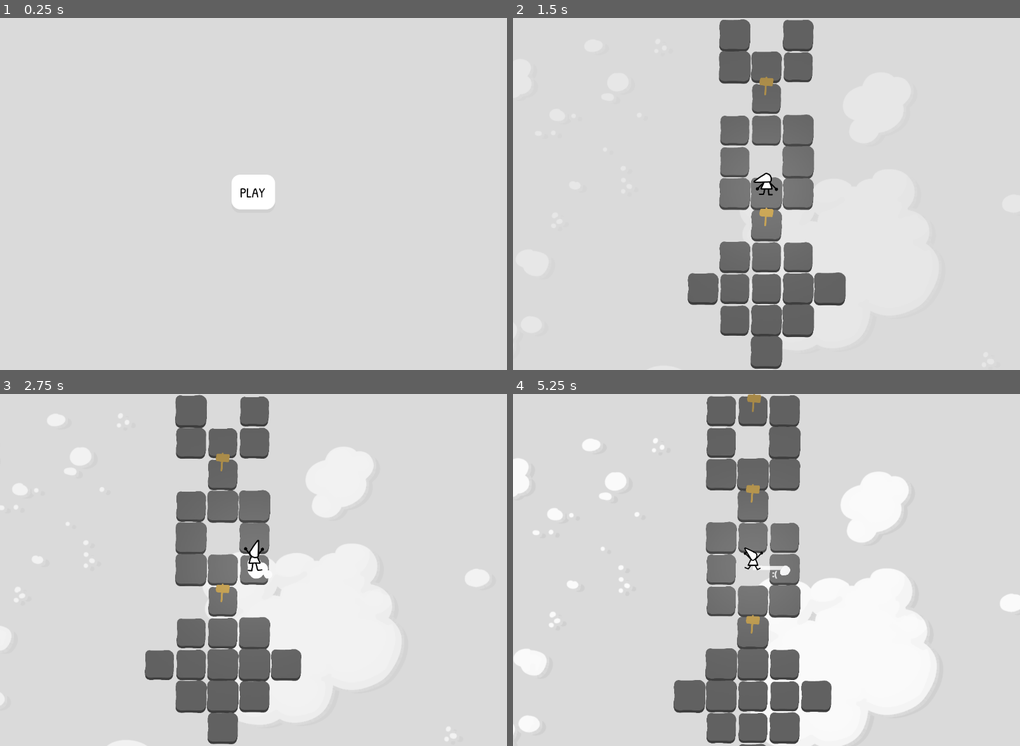
Above: before the commit, frames 1-4 (two rows, left to right).
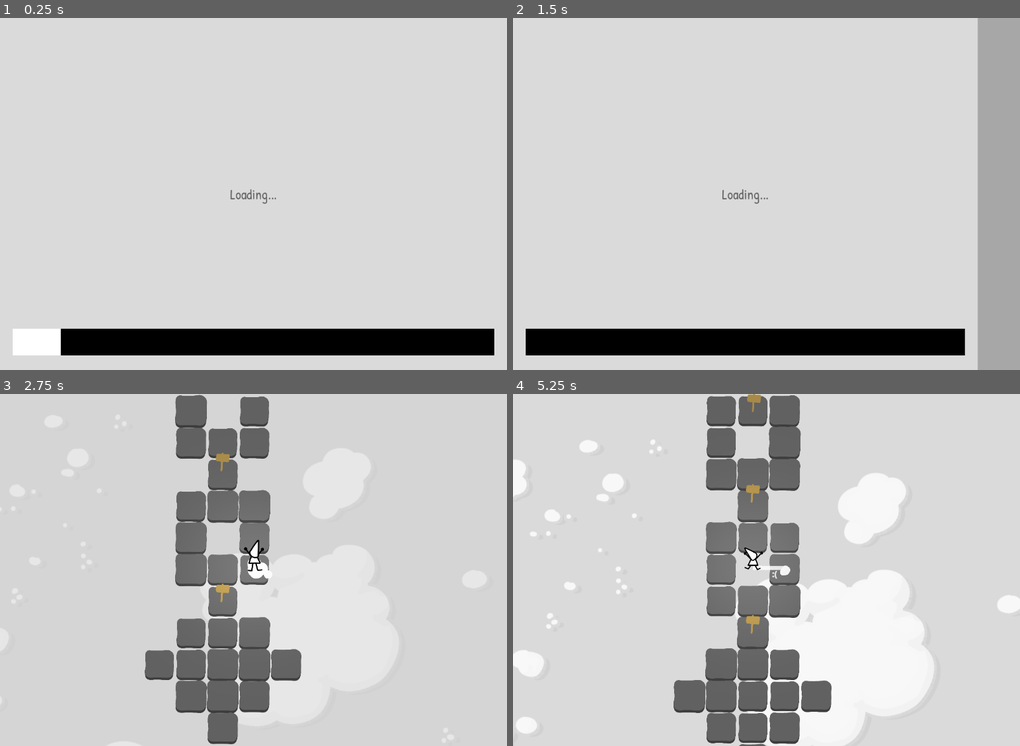
Above: after the commit, the same moments.

Repository: aznoqmous/gameoff-2024
Game: Godot game, scene res://scenes/main.tscn
The game is run twice, just before and just after one commit, with the same random seed, the same clock (stepped at 60 frames per second) and the same inputs.
Inputs (mouse positions are in pixels of both pictures, inside the frame that each line leads up to):
- Up to frame 1 (0.25 s): no input
- Up to frame 2 (1.5 s): click "PLAY" at 0.5 s; click (766, 194) at 1.25 s, where only the run after the commit has a clickable "PLAY"
- Up to frame 3 (2.75 s): move the mouse to (365, 552) at 2.02 s; hold Right (MoveRight) from 2.03 s (still down); tap Space (SwitchMode) at 2.1 s; click (365, 552) at 2.17 s
- Up to frame 4 (5.25 s): move the mouse to (665, 587) at 2.77 s; release Right (MoveRight) at 2.78 s; hold Down (MoveDown) 2.78-3.53 s; tap Space (SwitchMode) every 0.75 s from 2.85 to 5.1 s; move the mouse to (817, 492) at 3.52 s; hold Right (MoveRight) 3.53-4.28 s; move the mouse to (741, 640) at 4.27 s; hold Up (MoveUp) 4.28-5.03 s; click (741, 640) at 4.42 s; move the mouse to (918, 622) at 5.02 s; hold Left (MoveLeft) from 5.03 s (still down)

The runs differ from the first frame. In frame 1, 8.0% of the frame differs, in the area x 2-98%, y 44-96%; in frame 2, 28%, in the area x 2-100%, y 0-100%; in frame 3, 0.4%; in frame 4, 0.9%.

Commit message:
started scene progress load

Diff:
--- a/project.godot
+++ b/project.godot
@@ -79,4 +79,4 @@
 
 renderer/rendering_method="gl_compatibility"
 renderer/rendering_method.mobile="gl_compatibility"
-environment/defaults/default_clear_color=Color(0.854902, 0.854902, 0.854902, 1)
+environment/defaults/default_clear_color=Color(0.65625, 0.65625, 0.65625, 1)
--- /dev/null
+++ b/scenes/scene_manager_progress.tscn
@@ -0,0 +1,181 @@
+[gd_scene load_steps=11 format=3 uid="uid://itgmjoxkfaid"]
+
+[ext_resource type="Script" path="res://scripts/scene_manager_progress.gd" id="1_bkt33"]
+[ext_resource type="FontFile" uid="uid://w12hsd66wulf" path="res://resources/fonts/PatrickHand-Regular.ttf" id="2_t7agc"]
+
+[sub_resource type="StyleBoxFlat" id="StyleBoxFlat_svylk"]
+bg_color = Color(0.854902, 0.854902, 0.854902, 1)
+
+[sub_resource type="StyleBoxFlat" id="StyleBoxFlat_47kk5"]
+bg_color = Color(0, 0, 0, 1)
+
+[sub_resource type="StyleBoxFlat" id="StyleBoxFlat_no2ke"]
+bg_color = Color(1, 1, 1, 1)
+
+[sub_resource type="LabelSettings" id="LabelSettings_k34rn"]
+font = ExtResource("2_t7agc")
+font_size = 32
+font_color = Color(0.4, 0.4, 0.4, 1)
+
+[sub_resource type="Animation" id="Animation_sngxm"]
+resource_name = "Appear"
+tracks/0/type = "value"
+tracks/0/imported = false
+tracks/0/enabled = true
+tracks/0/path = NodePath(".:size")
+tracks/0/interp = 1
+tracks/0/loop_wrap = true
+tracks/0/keys = {
+"times": PackedFloat32Array(0, 1),
+"transitions": PackedFloat32Array(1, 1),
+"update": 0,
+"values": [Vector2(0, 800), Vector2(1152, 800)]
+}
+tracks/1/type = "value"
+tracks/1/imported = false
+tracks/1/enabled = true
+tracks/1/path = NodePath("Panel:position")
+tracks/1/interp = 1
+tracks/1/loop_wrap = true
+tracks/1/keys = {
+"times": PackedFloat32Array(0),
+"transitions": PackedFloat32Array(1),
+"update": 0,
+"values": [Vector2(0, 0)]
+}
+
+[sub_resource type="Animation" id="Animation_odyis"]
+length = 0.001
+tracks/0/type = "value"
+tracks/0/imported = false
+tracks/0/enabled = true
+tracks/0/path = NodePath(".:size")
+tracks/0/interp = 1
+tracks/0/loop_wrap = true
+tracks/0/keys = {
+"times": PackedFloat32Array(0),
+"transitions": PackedFloat32Array(1),
+"update": 0,
+"values": [Vector2(1152, 800)]
+}
+tracks/1/type = "value"
+tracks/1/imported = false
+tracks/1/enabled = true
+tracks/1/path = NodePath("Panel:size")
+tracks/1/interp = 1
+tracks/1/loop_wrap = true
+tracks/1/keys = {
+"times": PackedFloat32Array(0),
+"transitions": PackedFloat32Array(1),
+"update": 0,
+"values": [Vector2(1152, 800)]
+}
+tracks/2/type = "value"
+tracks/2/imported = false
+tracks/2/enabled = true
+tracks/2/path = NodePath("Panel:position")
+tracks/2/interp = 1
+tracks/2/loop_wrap = true
+tracks/2/keys = {
+"times": PackedFloat32Array(0),
+"transitions": PackedFloat32Array(1),
+"update": 0,
+"values": [Vector2(0, 0)]
+}
+
+[sub_resource type="Animation" id="Animation_u4thl"]
+resource_name = "Disappear"
+tracks/0/type = "value"
+tracks/0/imported = false
+tracks/0/enabled = true
+tracks/0/path = NodePath("Panel:size")
+tracks/0/interp = 1
+tracks/0/loop_wrap = true
+tracks/0/keys = {
+"times": PackedFloat32Array(0, 1),
+"transitions": PackedFloat32Array(1, 1),
+"update": 0,
+"values": [Vector2(1152, 800), Vector2(0, 800)]
+}
+tracks/1/type = "value"
+tracks/1/imported = false
+tracks/1/enabled = true
+tracks/1/path = NodePath("Panel:position")
+tracks/1/interp = 1
+tracks/1/loop_wrap = true
+tracks/1/keys = {
+"times": PackedFloat32Array(0, 1),
+"transitions": PackedFloat32Array(1, 1),
+"update": 0,
+"values": [Vector2(0, 0), Vector2(1152, 0)]
+}
+
+[sub_resource type="AnimationLibrary" id="AnimationLibrary_nm0v1"]
+_data = {
+"Appear": SubResource("Animation_sngxm"),
+"Disappear": SubResource("Animation_u4thl"),
+"RESET": SubResource("Animation_odyis")
+}
+
+[node name="SceneManagerControl" type="Control"]
+layout_mode = 3
+anchors_preset = 15
+anchor_right = 1.0
+anchor_bottom = 1.0
+grow_horizontal = 2
+grow_vertical = 2
+script = ExtResource("1_bkt33")
+
+[node name="Panel" type="Panel" parent="."]
+clip_contents = true
+layout_mode = 1
+anchors_preset = 15
+anchor_right = 1.0
+anchor_bottom = 1.0
+grow_horizontal = 2
+grow_vertical = 2
+theme_override_styles/panel = SubResource("StyleBoxFlat_svylk")
+
+[node name="ProgressContainer" type="Panel" parent="Panel"]
+layout_mode = 1
+anchors_preset = 15
+anchor_right = 1.0
+anchor_bottom = 1.0
+offset_left = 29.0
+offset_top = 706.0
+offset_right = -29.0
+offset_bottom = -33.0
+grow_horizontal = 2
+grow_vertical = 2
+theme_override_styles/panel = SubResource("StyleBoxFlat_47kk5")
+
+[node name="ProgressValue" type="Panel" parent="Panel/ProgressContainer"]
+layout_mode = 1
+anchors_preset = 15
+anchor_right = 1.0
+anchor_bottom = 1.0
+offset_right = -693.0
+grow_horizontal = 2
+grow_vertical = 2
+theme_override_styles/panel = SubResource("StyleBoxFlat_no2ke")
+
+[node name="Label" type="Label" parent="Panel"]
+layout_mode = 1
+anchors_preset = 8
+anchor_left = 0.5
+anchor_top = 0.5
+anchor_right = 0.5
+anchor_bottom = 0.5
+offset_left = -20.0
+offset_top = -11.5
+offset_right = 20.0
+offset_bottom = 11.5
+grow_horizontal = 2
+grow_vertical = 2
+text = "Loading..."
+label_settings = SubResource("LabelSettings_k34rn")
+
+[node name="AnimationPlayer" type="AnimationPlayer" parent="."]
+libraries = {
+"": SubResource("AnimationLibrary_nm0v1")
+}
--- a/scenes/title.tscn
+++ b/scenes/title.tscn
@@ -17,3 +17,6 @@
 
 [node name="Button" parent="CanvasLayer/CenterContainer" instance=ExtResource("2_571ub")]
 layout_mode = 2
+
+[node name="SceneManager" type="CanvasLayer" parent="."]
+layer = 10
--- a/scripts/managers/scene_manager.gd
+++ b/scripts/managers/scene_manager.gd
@@ -1,35 +1,53 @@
-extends Node
+extends CanvasLayer
 
 var current_scene = null
 var game_scene = "res://scenes/game.tscn"
 var title_scene = "res://scenes/title.tscn"
+var pre_scene_manager_progress = preload("res://scenes/scene_manager_progress.tscn")
+var scene_manager_progress: SceneManagerProgress
 
 func _ready():
 	var root = get_tree().root
 	current_scene = root.get_child(root.get_child_count() - 1)
 	load_title()
 
+	scene_manager_progress = pre_scene_manager_progress.instantiate()
+	add_child(scene_manager_progress)
+
 func load_title():
 	load_scene(title_scene)
 
 func load_game():
-	load_scene(game_scene)
+	load_scene_progress(game_scene)
 
 func load_scene(path):
 	_deferred_goto_scene.call_deferred(path)
 
 func _deferred_goto_scene(path):
-	# It is now safe to remove the current scene.
+	var s = ResourceLoader.load(path)
+	set_scene(s.instantiate())
+
+func set_scene(scene):
 	current_scene.free()
+	current_scene = scene
+	get_tree().root.add_child(current_scene)
+	get_tree().current_scene = current_scene
 
-	# Load the new scene.
-	var s = ResourceLoader.load(path)
+func load_scene_progress(path):
+	scene_manager_progress.set_progress(0.0)
+	await scene_manager_progress.appear()
+	var s = await _thread_load(path)
+	set_scene(s.instantiate())
+	await scene_manager_progress.disappear()
 
-	# Instance the new scene.
-	current_scene = s.instantiate()
-
-	# Add it to the active scene, as child of root.
-	get_tree().root.add_child(current_scene)
-
-	# Optionally, to make it compatible with the SceneTree.change_scene_to_file() API.
-	get_tree().current_scene = current_scene
+func _thread_load(path):
+	ResourceLoader.load_threaded_request(path)
+	var tree = get_tree()
+	var progress = 0
+	var arrProgress = [0]
+	while progress < 1:
+		await tree.process_frame
+		ResourceLoader.load_threaded_get_status(path, arrProgress)
+		progress = arrProgress[0]
+		scene_manager_progress.set_progress(progress)
+	return ResourceLoader.load_threaded_get(path)
--- /dev/null
+++ b/scripts/scene_manager_progress.gd
@@ -0,0 +1,26 @@
+class_name SceneManagerProgress
+extends Control
+
+@onready var progress_container: Panel = $Panel/ProgressContainer
+@onready var progress_value: Panel = $Panel/ProgressContainer/ProgressValue
+@onready var animation_player: AnimationPlayer = $AnimationPlayer
+
+var target_progress = 0.0
+
+func set_progress(value: float):
+	target_progress = value
+	if value == 0.0:
+		progress_value.size.x = 0
+
+func _process(delta: float) -> void:
+		progress_value.size.x = lerp(progress_value.size.x, target_progress * progress_container.size.x, delta * 5)
+
+func appear():
+	animation_player.play("Appear")
+	await animation_player.animation_finished
+	print("finished")
+
+func disappear():
+	animation_player.play("Disappear")
+	await animation_player.animation_finished
+	print("finished")
